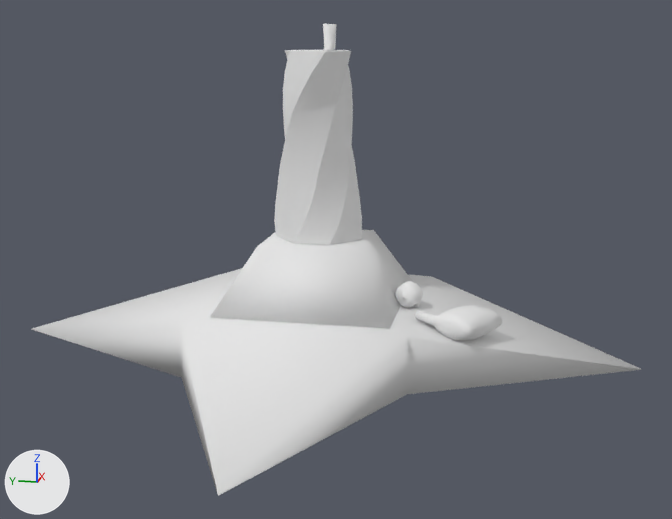
The Blender file Assets/Models/src/tower-colon3.blend as it was, and as the next commit left it.
One viewpoint serves both versions: a camera (50 mm lens) standing at (-24.71, -5.88, 8.79) and looking at (-0.22, -0.99, 2.66). Arrows for +X, +Y and +Z are at lower left; the lights stay in place.

Names of what the first picture shows: 'tower-colon'.
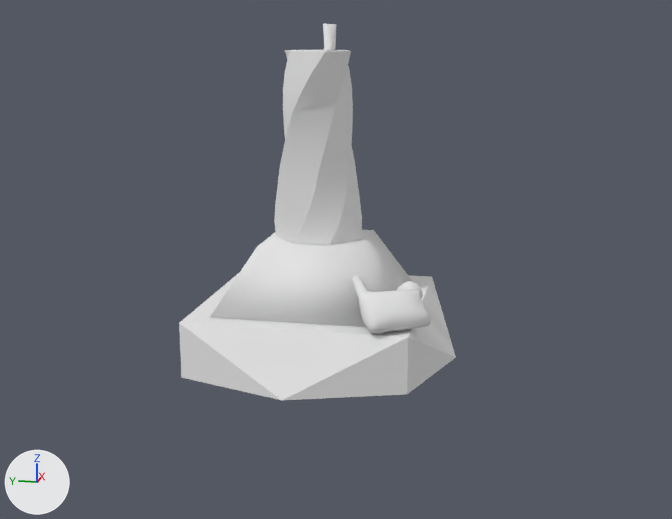
The newer file is also rescaled (x0.728) as a whole; pictures and numbers use the older file's frame.

The change in detail:
me_cube_002 is used by ob_tower_colon; location (0.0, 0.0, 0.0).
me_cube_002 had 537 vertices, 512 faces and spanned x -8.8..9.0, y -9.3..8.6, z -0.1..9.0.
me_cube_002 now has 533 vertices, 512 faces and spans x -3.9..4.1, y -4.3..3.6, z -0.1..9.0.
me_cube_002 part 1: the loose piece of 154 vertices spanning x -2.4..-0.4, y -5.6..-3.4, z 1.1..1.8 is multiplied about its middle by the matrix ((0.801, 0.376, -0.467), (-0.526, 0.814, -0.248), (0.287, 0.444, 0.849)), then moved by (-0.8, 1.8, 0.6).
Part 2, on me_cube_002:
8 vertices are removed from x -8.8..9.0, y -9.3..8.6, z -0.1..0.0.
16 faces are deleted.
4 vertices are added at (4.1, -0.4, -0.1), (0.1, -4.3, -0.1), (-3.9, -0.4, -0.1), (0.1, 3.6, -0.1).
16 new faces join them, mat_tower_colonmarmol (its picture is missing).

Changed parts and their boxes (x1, y1, x2, y2) in the pictures (672 x 519 px; the box of a moved part takes in the faces that stretch with it):
'tower-colon', reshaped (54% narrower, 20% shorter)
    before: (32, 23, 641, 496)
    after: (179, 23, 456, 400)
part 1 of me_cube_002, moved or reshaped
    before: (415, 304, 502, 340)
    after: (352, 275, 431, 334)
part 2 of me_cube_002, moved or reshaped
    before: (32, 268, 641, 496)
    after: (179, 278, 456, 400)
